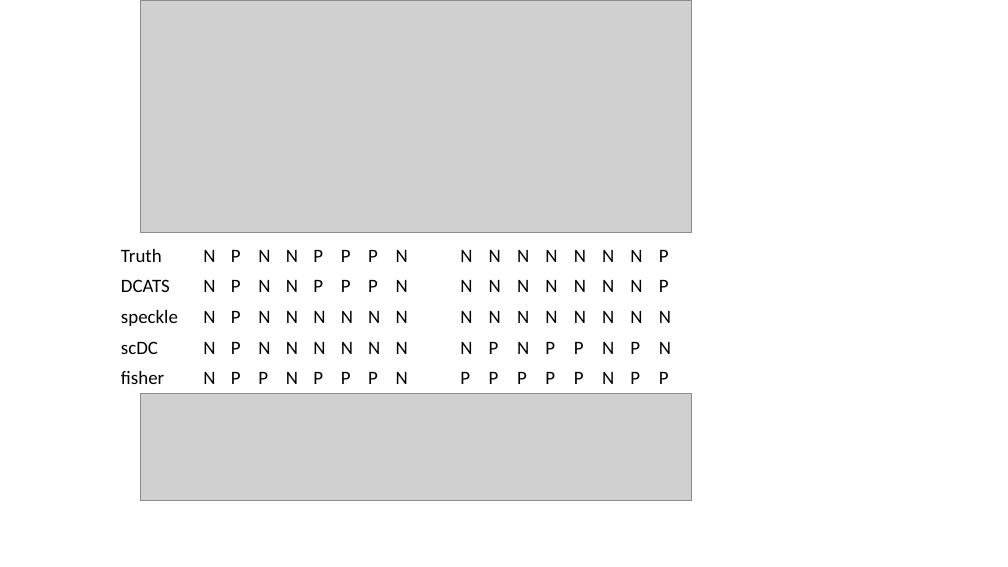
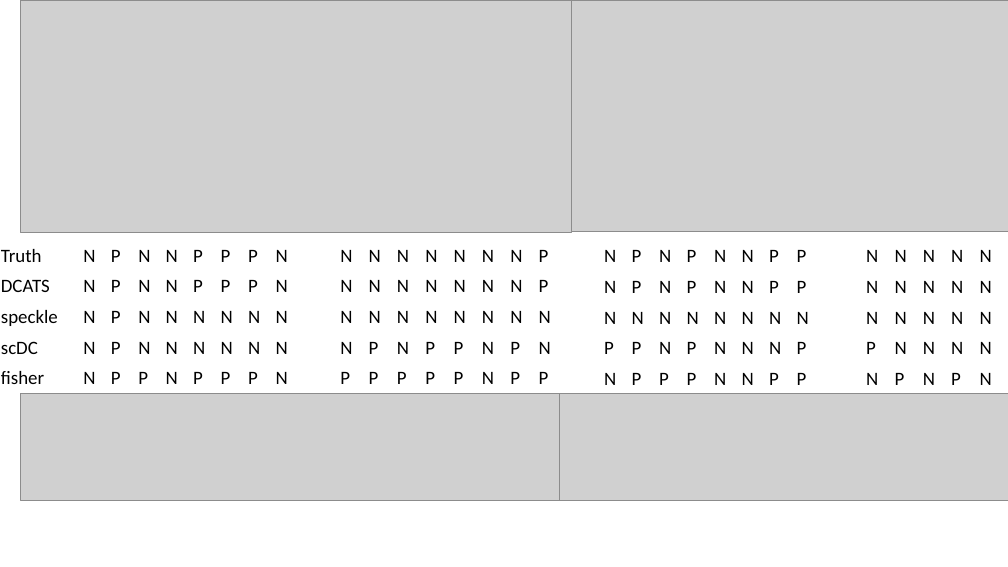
Before and after one commit to linxy29/slides, a slide deck: slide 5 of image/Plots.pptx. Drawn at 1008x567 pixels with LibreOffice and Linux fonts; fonts in the diff are those of the drawing; grey boxes stand for pictures. Boxes give left, top, right and bottom in pixels: in the first picture for what was removed or moved away, otherwise in the second. Text is boxed around its words. In the diff, an @@ line names an element or a change of style, - is before the commit and + after.

```diff
--- a/image/Plots.pptx
+++ b/image/Plots.pptx
@@ picture added at (572,1,1008,232) @@
@@ 2 pictures, 2 tables: place and size @@
-2 pictures, 2 tables at (113,0,691,501)
+2 pictures, 2 tables at (0,0,572,501)
@@ table added at (597,241,814,395), 5 rows, 8 columns @@
+N | P | N | P | N | N | P | P
+N | P | N | P | N | N | P | P
+N | N | N | N | N | N | N | N
+P | P | N | P | N | N | N | P
+N | P | P | P | N | N | P | P
@@ table added at (859,241,1008,395), 5 rows, 8 columns @@
+N | N | N | N | N | N | N | N
+N | N | N | N | N | N | N | N
+N | N | N | N | N | N | N | N
+P | N | N | N | N | N | N | P
+N | P | N | P | N | P | N | P
@@ picture added at (560,393,1008,500) @@
```
Also in this commit, not shown: 4 slides added, 1 slide removed, 4 other files.
